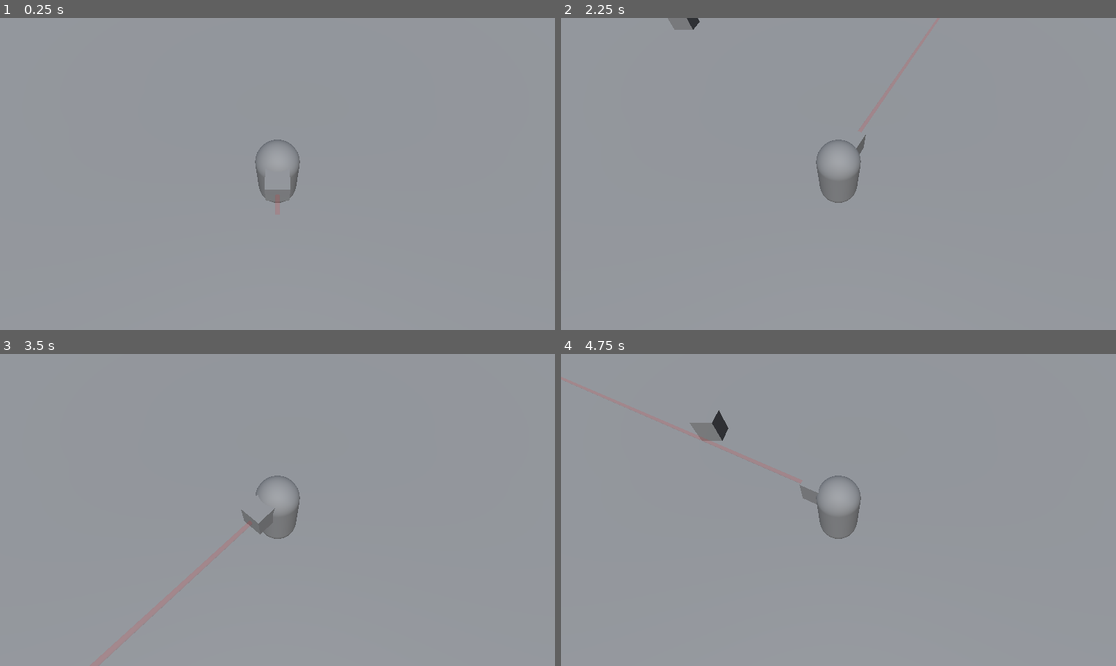
Above: before the commit, frames 1-4 (two rows, left to right).
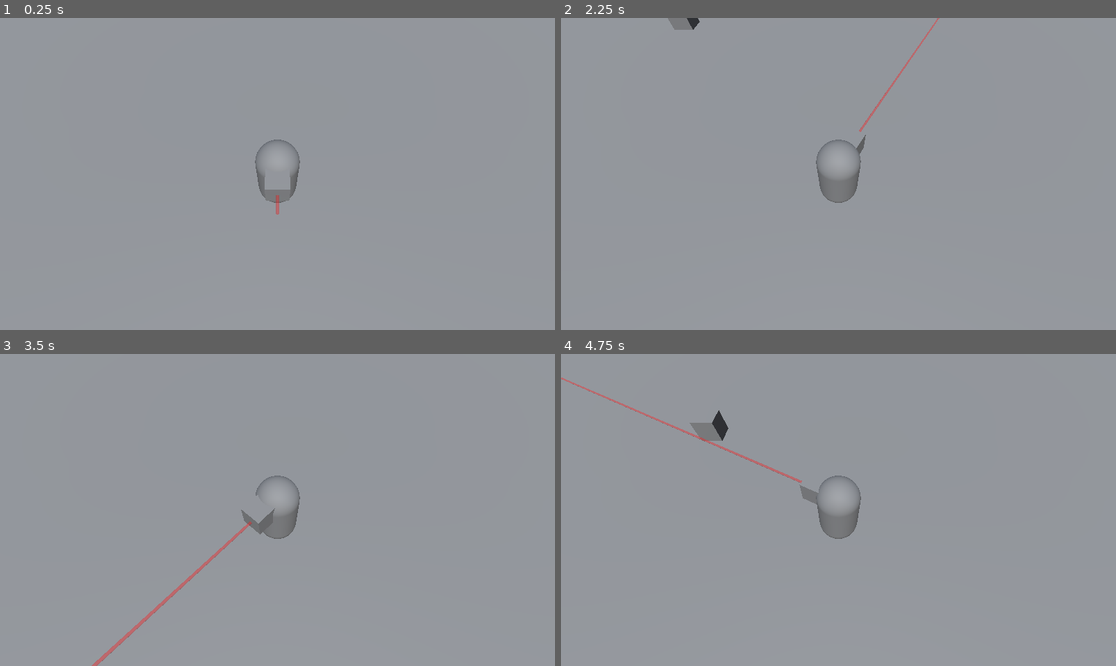
Above: after the commit, the same moments.

Repository: dima101130/Nuke-Floppa
Game: Godot game, scene res://world.tscn
Same seed, same stepped clock (60 frames per second), same inputs: the game is played once before the commit and once after it.
Inputs (mouse positions are in pixels of both pictures, inside the frame that each line leads up to):
- Up to frame 1 (0.25 s): no input
- Up to frame 2 (2.25 s): tap Enter at 0.5 s; move the mouse to (960, 158) at 0.52 s; hold D (right) 0.53-1.28 s; hold Shift (sprint) 0.53-1.28 s; tap Space (jump) at 0.77, 1.52 s; move the mouse to (727, 189) at 1.27 s; hold S (backward) 1.28-2.03 s; tap Shift (sprint) at 1.35 s; move the mouse to (894, 105) at 2.02 s; hold D (right) from 2.03 s (still down); hold Shift (sprint) from 2.03 s (still down)
- Up to frame 3 (3.5 s): move the mouse to (249, 572) at 2.77 s; release D (right) at 2.78 s; release Shift (sprint) at 2.78 s; hold W (forward) from 2.78 s (still down); tap Shift (sprint) at 2.85 s; tap Space (jump) at 3.02 s
- Up to frame 4 (4.75 s): move the mouse to (1005, 556) at 3.52 s; release W (forward) at 3.53 s; hold Shift (sprint) 3.53-4.28 s; hold A (left) from 3.53 s (still down); tap Space (jump) at 3.77, 4.52 s; move the mouse to (672, 463) at 4.27 s; tap Shift (sprint) at 4.35 s

The runs differ from the first frame. In frame 1, less than 0.1% of the frame differs, in the area x 49-51%, y 56-64%; in frame 2, 0.1%; in frame 3, 0.4%, in the area x 16-46%, y 53-100%; in frame 4, 0.3%.

Commit message:
sleep
Я иду спать и сохраню разную хрень

Diff:
--- a/laser.tscn
+++ b/laser.tscn
@@ -4,13 +4,13 @@
 
 [sub_resource type="StandardMaterial3D" id="StandardMaterial3D_eq36u"]
 transparency = 1
-albedo_color = Color(1, 0, 0, 0.137255)
+albedo_color = Color(1, 0, 0, 0.396078)
 
 [node name="Laser" type="RayCast3D"]
 target_position = Vector3(0, -100, 0)
 script = ExtResource("1_s7iso")
 
 [node name="CSGCylinder3D" type="CSGCylinder3D" parent="."]
-radius = 0.05
+radius = 0.03
 height = 1.0
 material = SubResource("StandardMaterial3D_eq36u")
